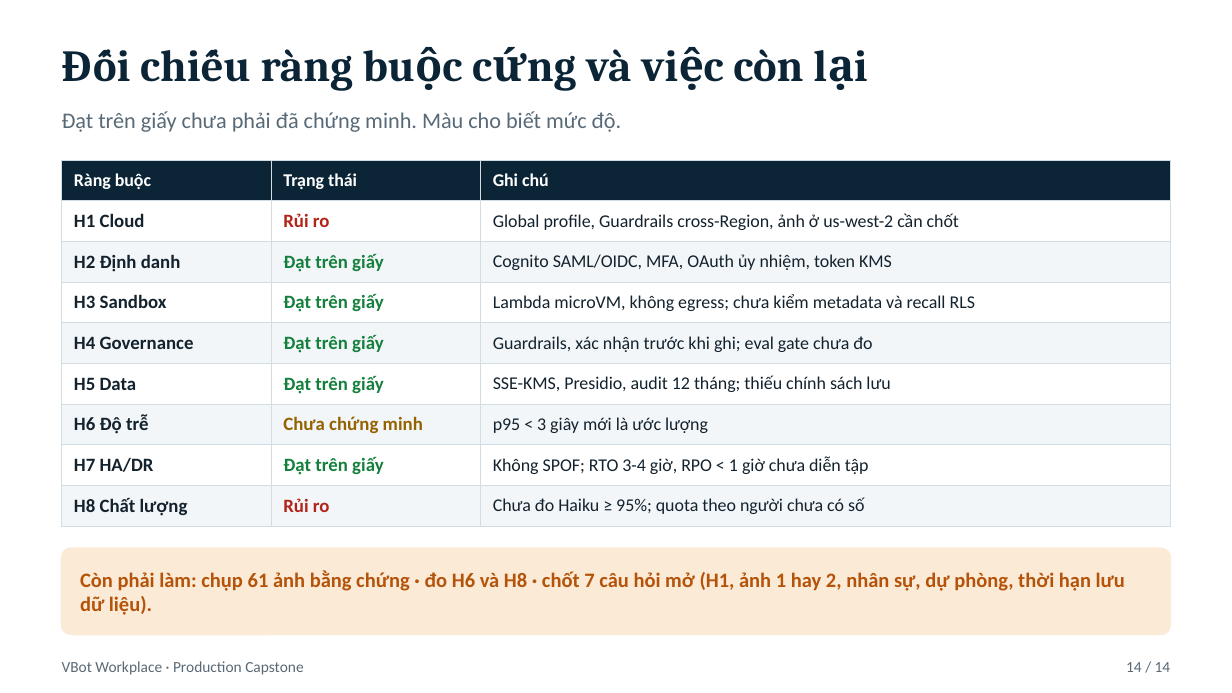
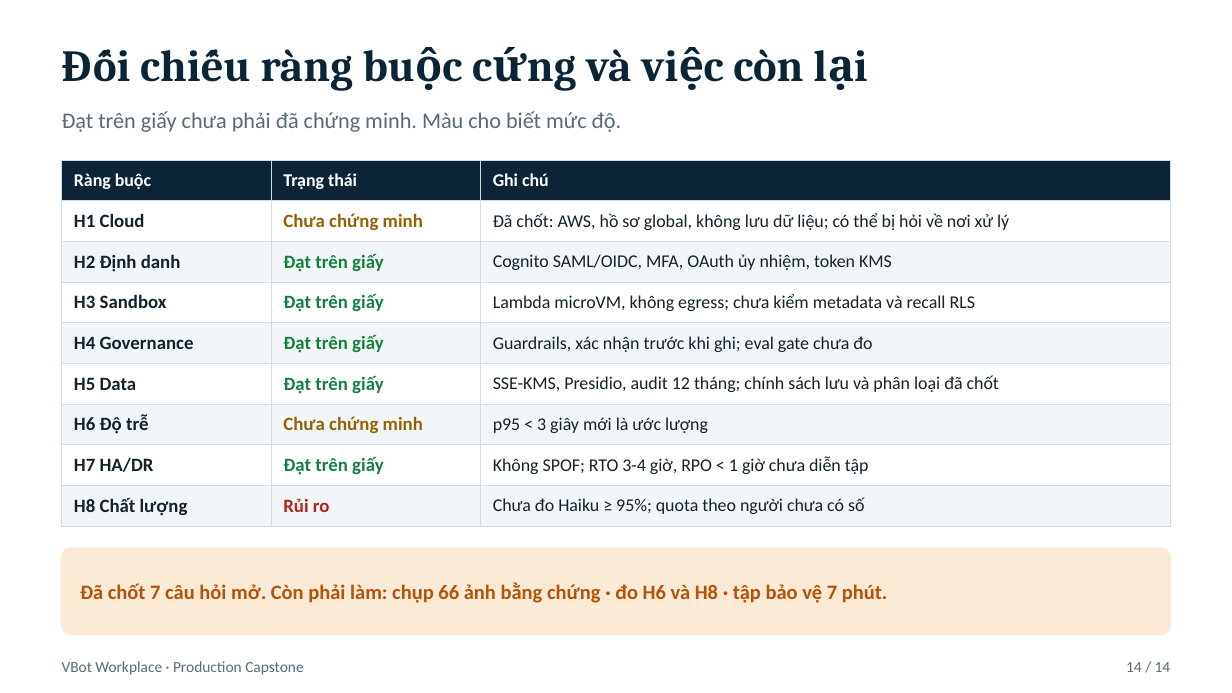
Before and after one commit to TuTune04/K4-Track2-Day28-TTL, a slide deck: slide 15 of submit/VBot_slide.pptx. Drawn at 1232x693 pixels with LibreOffice and Linux fonts; fonts in the diff are those of the drawing. Boxes give left, top, right and bottom in pixels: in the first picture for what was removed or moved away, otherwise in the second. Text is boxed around its words. In the diff, an @@ line names an element or a change of style, - is before the commit and + after.

```diff
--- a/submit/VBot_slide.pptx
+++ b/submit/VBot_slide.pptx
@@ table at (62, 160, 1170, 520) @@
-row 2, column 2: Rủi ro
+row 2, column 2: Chưa chứng minh
-row 2, column 3: Global profile, Guardrails cross-Region, ảnh ở us-west-2 cần chốt
+row 2, column 3: Đã chốt: AWS, hồ sơ global, không lưu dữ liệu; có thể bị hỏi về nơi xử lý
-row 6, column 3: SSE-KMS, Presidio, audit 12 tháng; thiếu chính sách lưu
+row 6, column 3: SSE-KMS, Presidio, audit 12 tháng; chính sách lưu và phân loại đã chốt
@@ text at (80, 582, 888, 603): text changed @@
-Còn phải làm: chụp 61 ảnh bằng chứng · đo H6 và H8 · chốt 7 câu hỏi mở (H1, ảnh 1 hay 2, nhân sự, dự phòng, thời hạn lưu dữ liệu).
+Đã chốt 7 câu hỏi mở. Còn phải làm: chụp 66 ảnh bằng chứng · đo H6 và H8 · tập bảo vệ 7 phút.
```
Also in this commit, not shown: 10 other slides changed, 10 other files.
